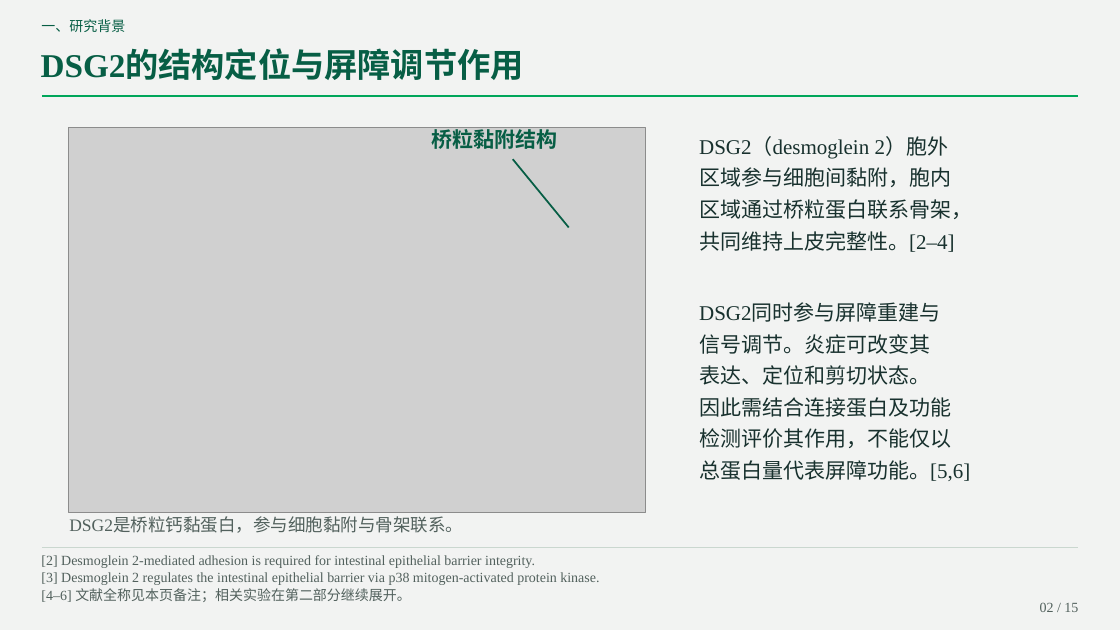
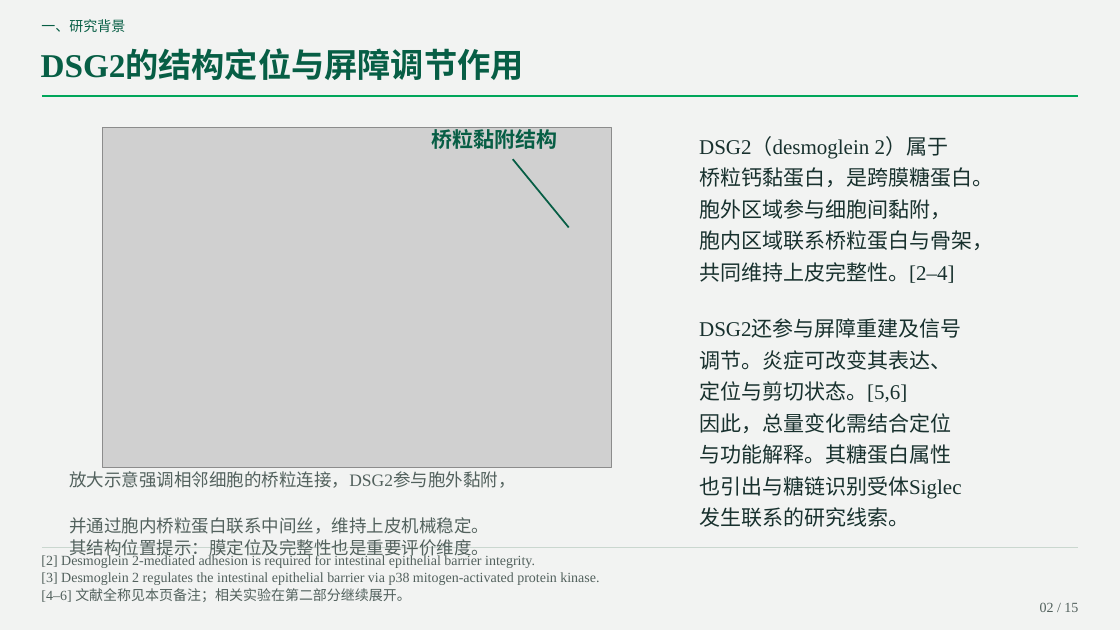
Before and after one commit to lizizhizhi-ai/111111, a slide deck: slide 2 of DSG2_Siglec_journal.pptx. Drawn at 1120x630 pixels with LibreOffice and Linux fonts; fonts in the diff are those of the drawing; grey boxes stand for pictures. Boxes give left, top, right and bottom in pixels: in the first picture for what was removed or moved away, otherwise in the second. Text is boxed around its words. In the diff, an @@ line names an element or a change of style, - is before the commit and + after.

```diff
--- a/DSG2_Siglec_journal.pptx
+++ b/DSG2_Siglec_journal.pptx
@@ picture: place and size @@
-picture at [68,128,646,513]
+picture at [103,128,612,467]
@@ text at [699,138,993,283]: text changed @@
-DSG2（desmoglein 2）胞外
-区域参与细胞间黏附，胞内
-区域通过桥粒蛋白联系骨架，
-共同维持上皮完整性。[2–4]
+DSG2（desmoglein 2）属于
+桥粒钙黏蛋白，是跨膜糖蛋白。
+胞外区域参与细胞间黏附，
+胞内区域联系桥粒蛋白与骨架，
+共同维持上皮完整性。[2–4]
@@ text at [699,320,962,527]: text changed @@
-DSG2同时参与屏障重建与
-信号调节。炎症可改变其
-表达、定位和剪切状态。
-因此需结合连接蛋白及功能
-检测评价其作用，不能仅以
-总蛋白量代表屏障功能。[5,6]
+DSG2还参与屏障重建及信号
+调节。炎症可改变其表达、
+定位与剪切状态。[5,6]
+因此，总量变化需结合定位
+与功能解释。其糖蛋白属性
+也引出与糖链识别受体Siglec
+发生联系的研究线索。
@@ text at [69,471,515,559]: text changed @@
-DSG2是桥粒钙黏蛋白，参与细胞黏附与骨架联系。
+放大示意强调相邻细胞的桥粒连接，DSG2参与胞外黏附，
+并通过胞内桥粒蛋白联系中间丝，维持上皮机械稳定。
+其结构位置提示：膜定位及完整性也是重要评价维度。
```
Also in this commit, not shown: 13 other slides changed, 2 other files.
